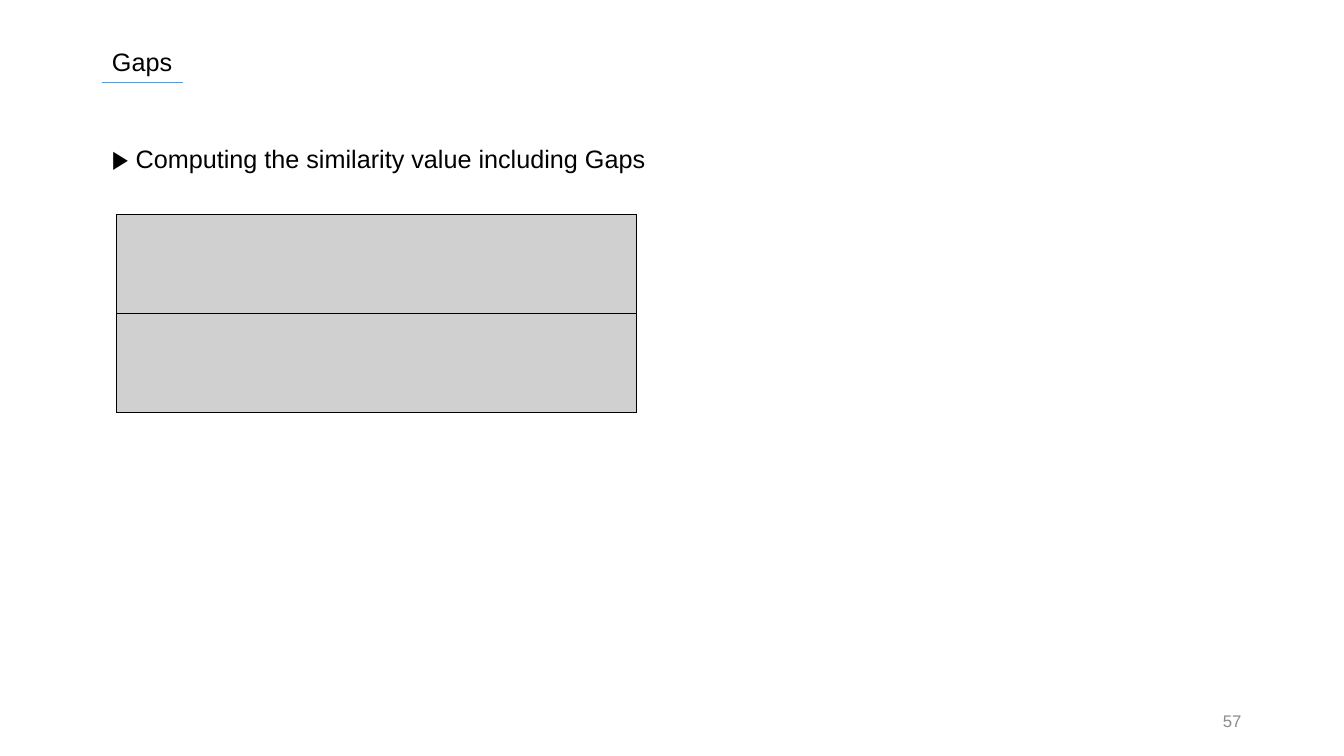
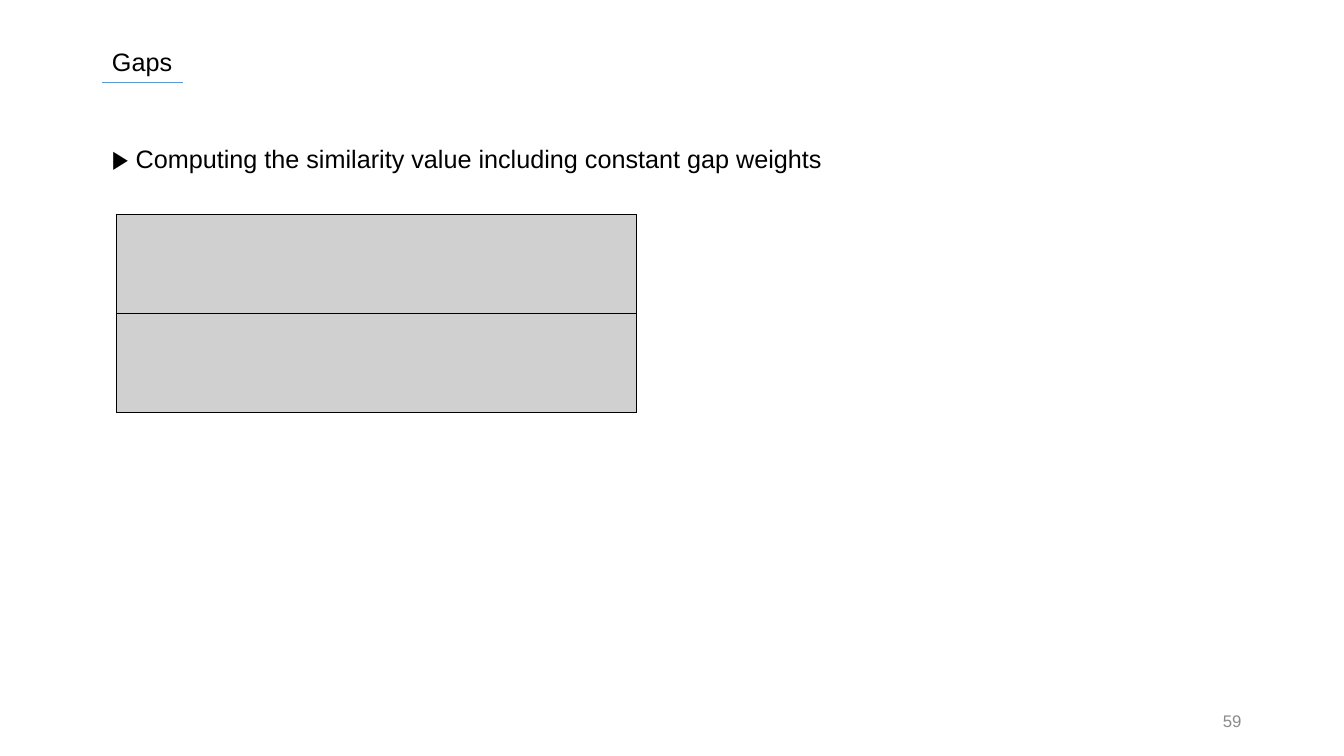
Before and after one commit to SiLviASizZ/HYU_2022, a slide deck: slide 59 of Intern/발표자료/0721/ASTS_0721.pptx (slide 57 before the commit). Drawn at 1344x756 pixels with LibreOffice and Linux fonts; fonts in the diff are those of the drawing; grey boxes stand for pictures. Boxes give left, top, right and bottom in pixels: in the first picture for what was removed or moved away, otherwise in the second. Text is boxed around its words. In the diff, an @@ line names an element or a change of style, - is before the commit and + after.

```diff
--- a/Intern/발표자료/0721/ASTS_0721.pptx
+++ b/Intern/발표자료/0721/ASTS_0721.pptx
@@ text at (136,149,821,173): text changed @@
-▶ Computing the similarity value including Gaps
+▶ Computing the similarity value including constant gap weights
@@ page number at (1223,715,1242,727): text changed @@
-57
+59
```
Also in this commit, not shown: 73 other slides changed, 6 slides added, 1 slide removed, 5 other files.
